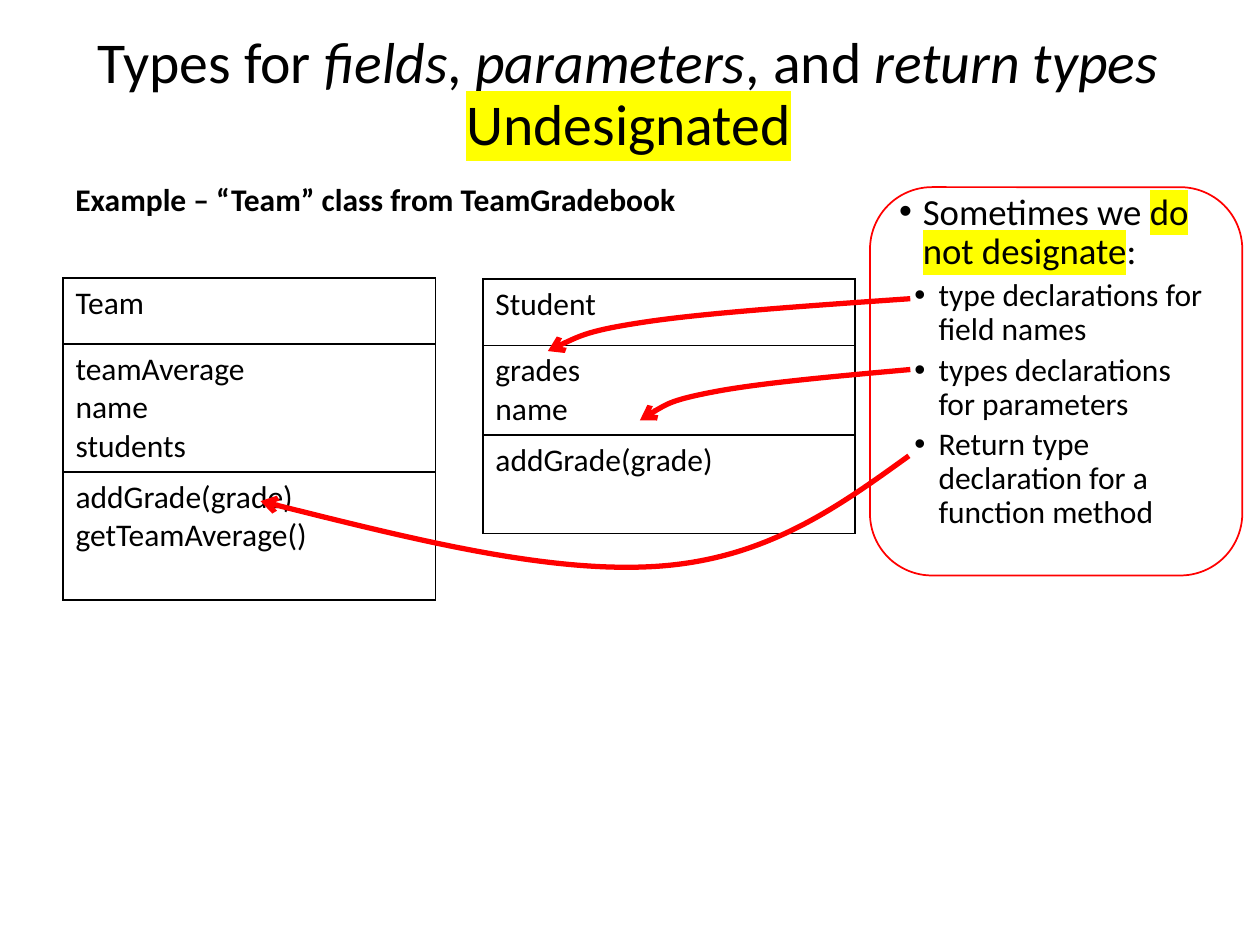
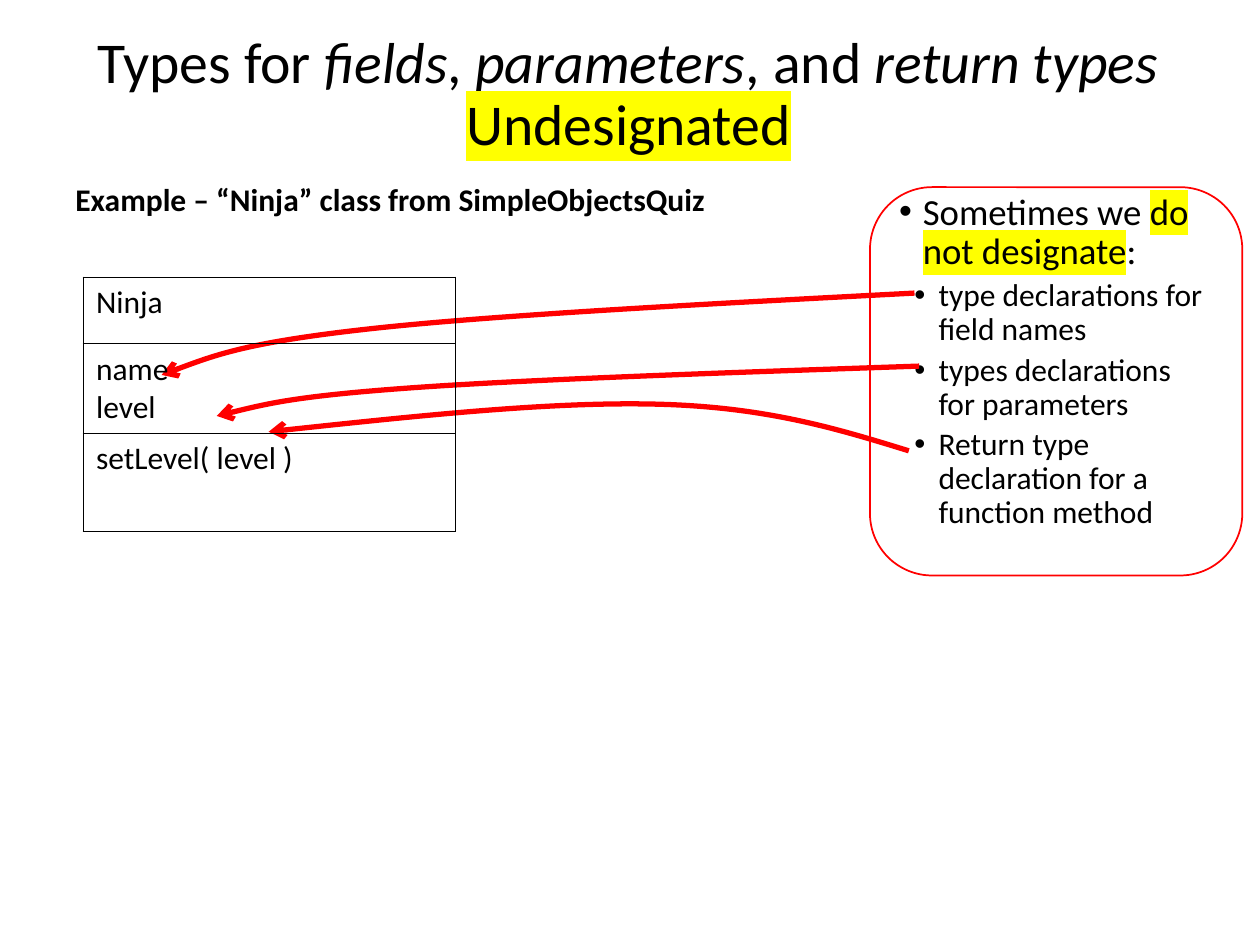
Before and after one commit to RHIT-CSSE/csse220, a slide deck: slide 8 of ClassMaterials/SETechniques/Slides/SoftwareEngineeringTechniques.pptx (slide 7 before the commit). Drawn at 1260x945 pixels with LibreOffice and Linux fonts; fonts in the diff are those of the drawing. Boxes give left, top, right and bottom in pixels: in the first picture for what was removed or moved away, otherwise in the second. Text is boxed around its words. In the diff, an @@ line names an element or a change of style, - is before the commit and + after.

```diff
--- a/ClassMaterials/SETechniques/Slides/SoftwareEngineeringTechniques.pptx
+++ b/ClassMaterials/SETechniques/Slides/SoftwareEngineeringTechniques.pptx
@@ text at box(75, 188, 705, 217): text changed @@
-Example – “Team” class from TeamGradebook
+Example – “Ninja” class from SimpleObjectsQuiz
@@ table removed at box(63, 277, 435, 556), 3 rows, 1 columns @@
-Team
-teamAverage / name / students
-addGrade(grade) / getTeamAverage()
@@ table added at box(83, 277, 455, 512), 3 rows, 1 columns @@
+Ninja
+name / level
+setLevel( level )
@@ freeform shape: place and size @@
-freeform shape at box(548, 299, 911, 352)
+freeform shape at box(161, 294, 914, 375)
@@ table removed at box(483, 280, 854, 514), 3 rows, 1 columns @@
-Student
-grades / name
-addGrade(grade)
@@ freeform shape: place and size @@
-freeform shape at box(640, 369, 911, 420)
+freeform shape at box(217, 367, 919, 417)
@@ freeform shape: place and size @@
-freeform shape at box(261, 456, 910, 567)
+freeform shape at box(268, 404, 908, 451)
```
Also in this commit, not shown: 33 other slides changed, 11 slides added, 3 slides removed.
